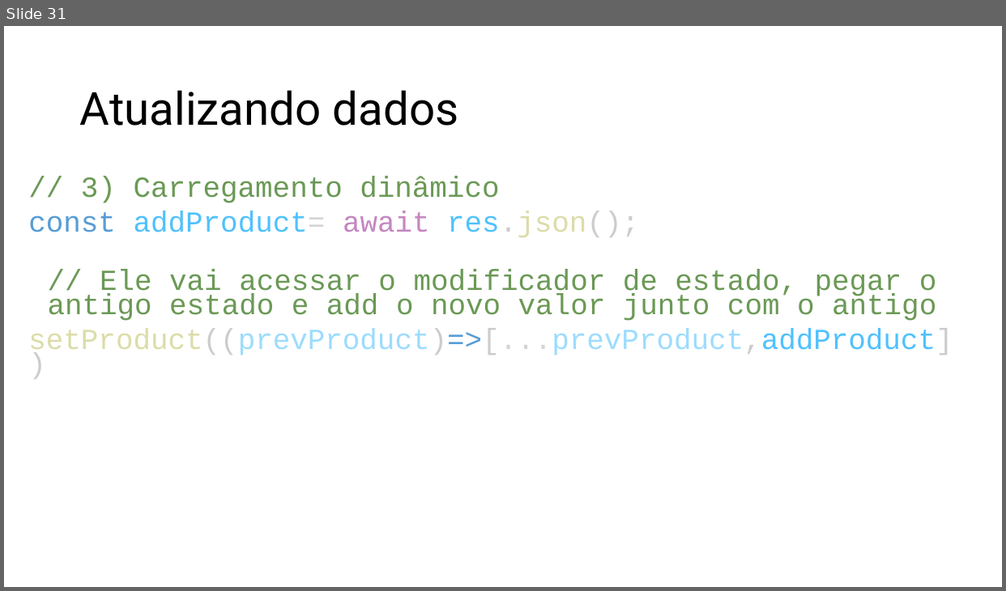
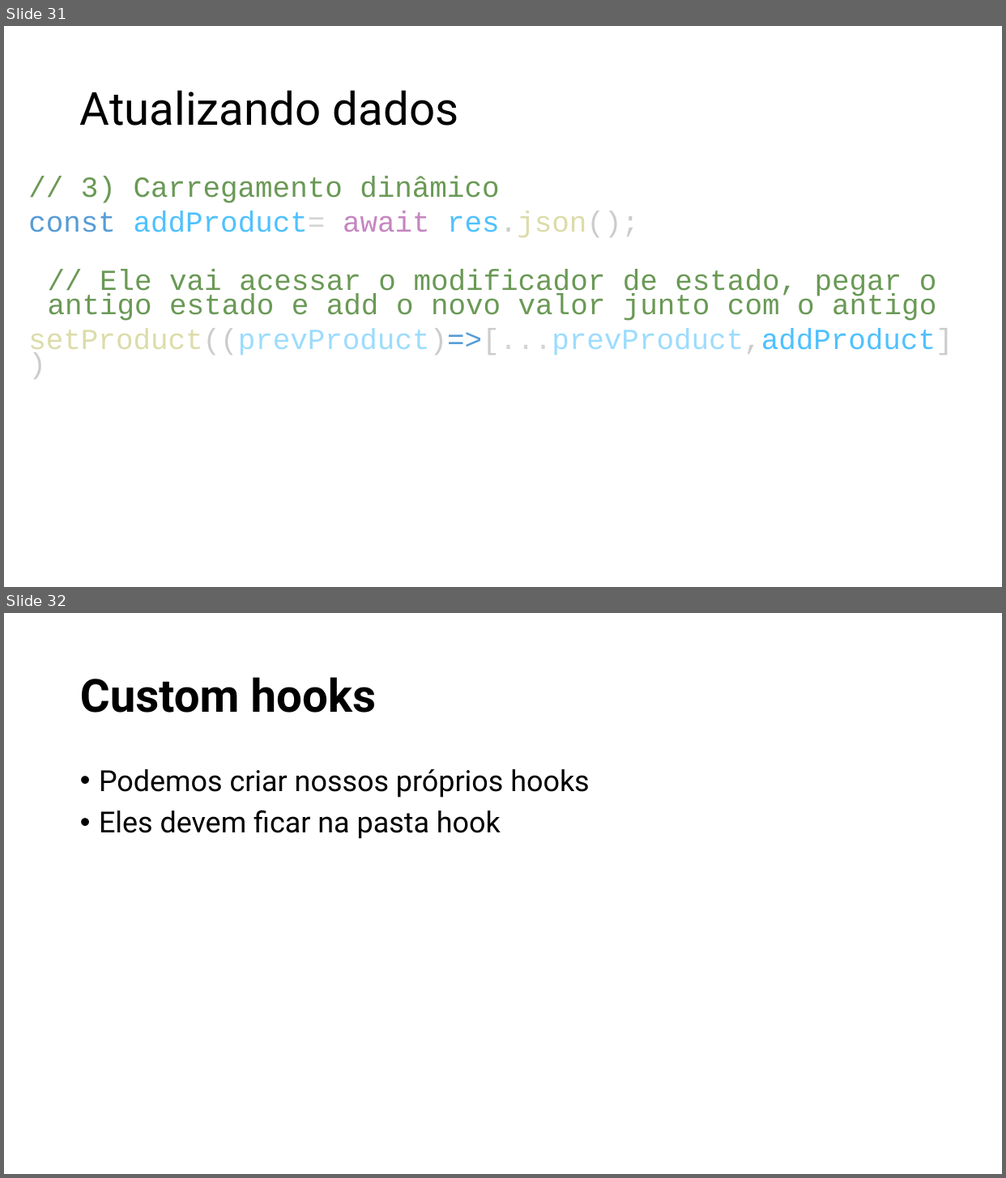
Before and after one commit to RogerSobral/h_codar_react, a slide deck: React.pptx. Shown one above the other, each under a label of ours: slide 31 before the commit, slides 31 and 32 after it. The pictures are 1006x591 and 1006x1178 pixels, drawn with LibreOffice and Linux fonts; fonts in the diff are those of the drawing. Boxes give left, top, right and bottom in pixels: in the first picture for what was removed or moved away, otherwise in the second. Text is boxed around its words. In the diff, an @@ line names an element or a change of style, - is before the commit and + after.

Commit message:
customHooks
Criando hooks

```diff
--- a/React.pptx
+++ b/React.pptx
@@ slide 32 added at [4,613,1002,1174], background #FFFFFF @@
@@ title added at [80,677,377,713], 44 pt, text #000000, bold @@
+Custom hooks
@@ text added at [99,769,589,839], 28 pt, text #000000 @@
+• Podemos criar nossos próprios hooks
+• Eles devem ficar na pasta hook
```
Also in this commit, not shown: 3 other files.
